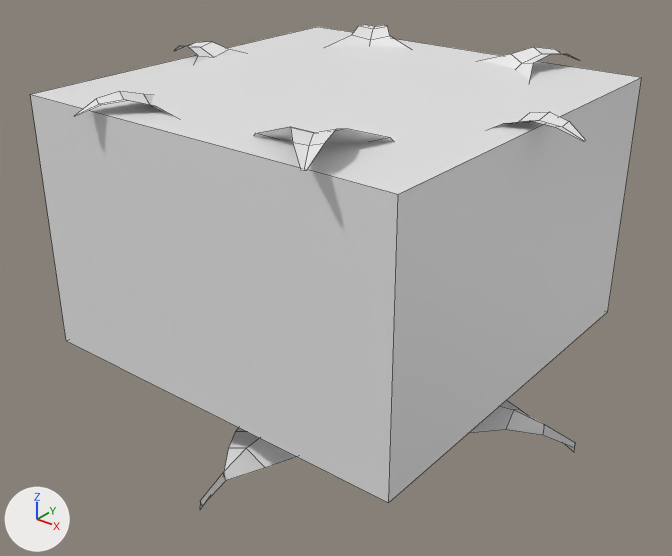
An edit to the FBX model Source/Blender/exports/Plant_Collector_01.fbx, drawn before and after from the same camera.
Rendered twice from a 50 mm camera at (-10.78, -4.22, 3.72) aimed at (-14.09, -0.07, 1.15). The lights are fixed; the arrows at lower left show +X, +Y and +Z. The first picture is the older version. Mesh edges are drawn as thin lines. Where no turn or scale is listed for an object, it has been applied to the vertices.

Objects in the first picture: 'INTERACT_01', 'Plant_Collector_01'.
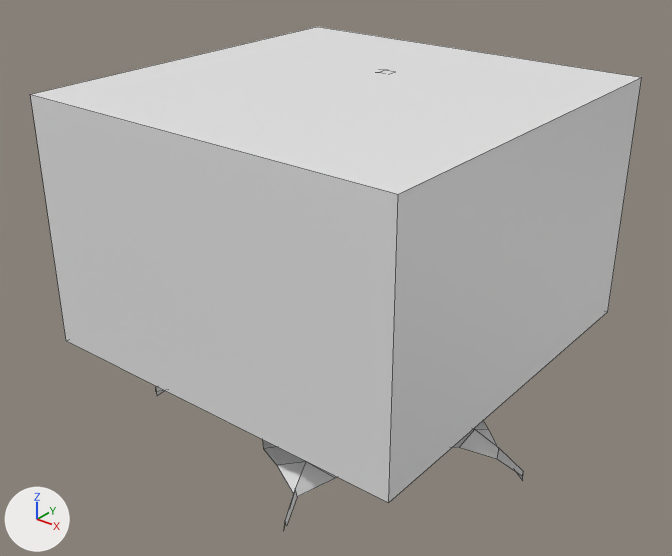
Where the change shows, as pixel boxes (x1, y1, x2, y2) in the pictures (672 x 556 px; the box of a moved part takes in the faces that stretch with it):
'Plant_Collector_01', reshaped (mostly hidden): before (74, 25, 586, 510); after (156, 70, 523, 530)
part 1 of me_plant_collector_01_003, rebuilt: before (200, 428, 296, 510); after (263, 440, 337, 530)
part 2 of me_plant_collector_01_003, rebuilt: before (471, 400, 575, 451); after (453, 421, 523, 480)
part 3 of me_plant_collector_01_003, moved or reshaped (not visible afterwards): before (74, 25, 586, 171)
part 4 of me_plant_collector_01_003, moved or reshaped (not visible before): after (156, 387, 165, 396)

Edits to the bpy script that builds the scene:
```text
Change me_plant_collector_01_003:
    used by ob_plant_collector_01; location = (-14.0, 0.0, 0.0); rotation_euler = (1.571, 0.0, -3.142), in degrees (90, 0, -180)
    remove me_plant_collector_01_003.from_pydata(...)  # 1062 vertices, 927 faces; spans x -1.47..1.68, y 0.0..2.5, z -1.51..1.47
    add me_plant_collector_01_003.from_pydata(...)  # 1170 vertices, 1043 faces; spans x -1.36..1.27, y 0.0..2.35, z -1.34..1.38
    me_plant_collector_01_003 part 1: the loose piece of 24 vertices spanning x -0.36..0.27, y 0.03..0.5, z -1.51..-0.11 is rebuilt with 24 vertices and now spans x -0.65..0.16, y 0.03..0.5, z -1.34..-0.07
    me_plant_collector_01_003 part 2: the loose piece of 24 vertices spanning x -1.47..-0.1, y 0.05..0.5, z -0.21..0.44 is rebuilt with 24 vertices and now spans x -1.36..-0.11, y 0.05..0.5, z -0.41..0.26
    me_plant_collector_01_003 part 3: 285 vertices moved from x -0.73..1.01, y 1.18..1.93, z -0.82..0.95 to x -0.82..1.1, y 1.18..1.95, z -0.91..1.04; 154 vertices removed from x -1.41..1.68, y 1.85..2.5, z -1.38..1.47; 100 vertices added at x -1.01..1.27, y 1.82..1.95, z -1.07..1.2
    me_plant_collector_01_003 part 4: 23 vertices removed from x 0.02..0.8, y 0.05..0.5, z -0.81..-0.03; 23 vertices added at x 0.03..0.97, y 0.05..0.5, z -0.89..-0.04
    other edits to the shape of me_plant_collector_01_003 do not show in these pictures
```
